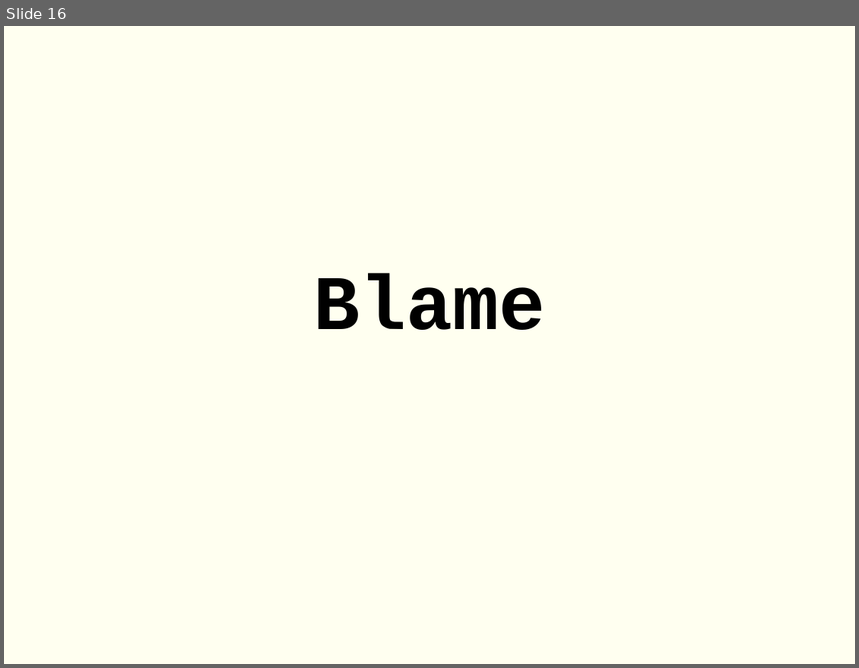
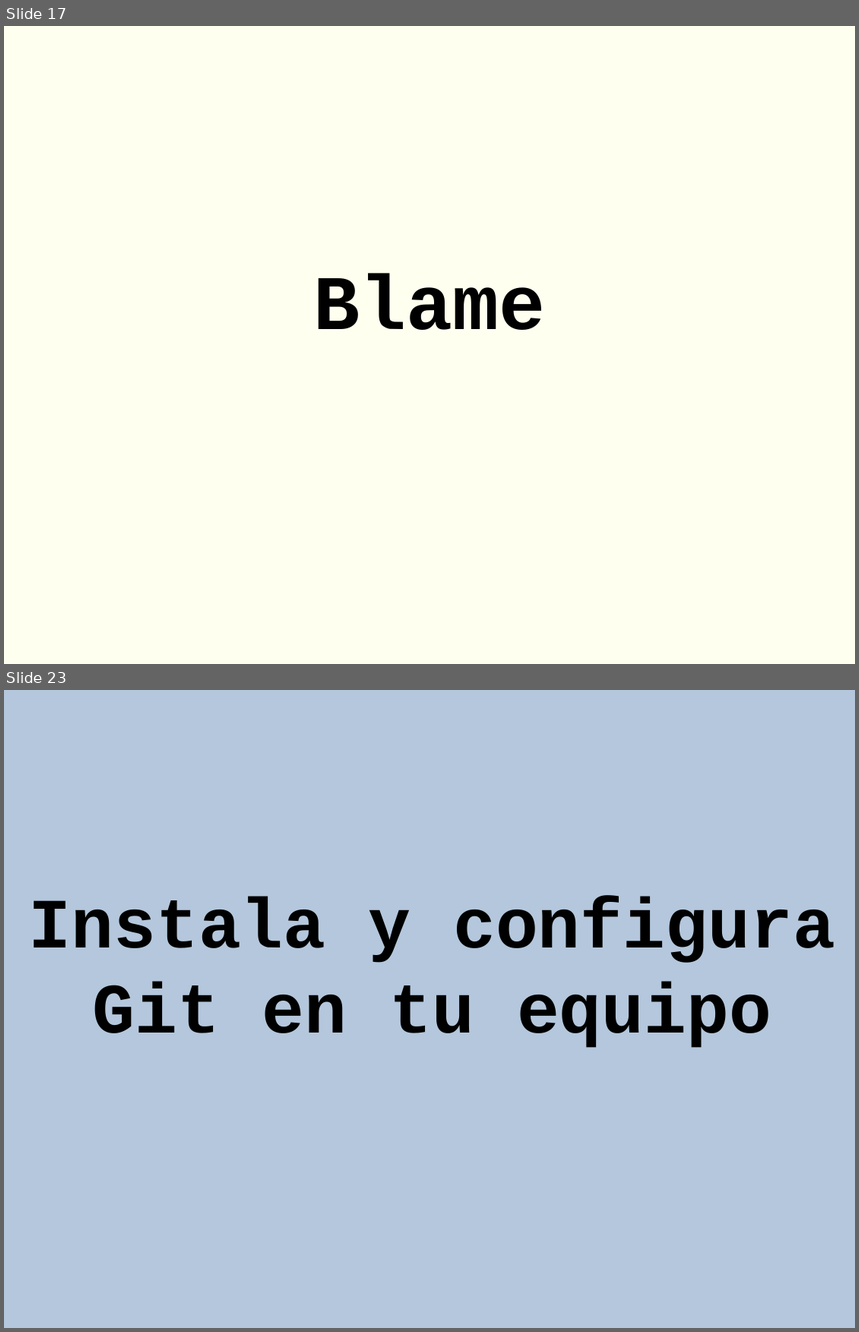
Before and after one commit to rgmf/eed2425, a slide deck: ut/02_control_de_versiones/presentacion/01_control_versiones_intro_git.odp. Shown one above the other, each under a label of ours: slide 16 before the commit, slides 17 and 23 after it; the slides between them are not shown. The pictures are 859x668 and 859x1332 pixels, drawn with LibreOffice and Linux fonts; fonts in the diff are those of the drawing. Boxes give left, top, right and bottom in pixels: in the first picture for what was removed or moved away, otherwise in the second. Text is boxed around its words. In the diff, an @@ line names an element or a change of style, - is before the commit and + after.

```diff
--- a/ut/02_control_de_versiones/presentacion/01_control_versiones_intro_git.odp
+++ b/ut/02_control_de_versiones/presentacion/01_control_versiones_intro_git.odp
@@ slide 23 added at [4, 690, 855, 1328], background #B4C7DC @@
@@ text added at [29, 897, 835, 1048], 66 pt, text #000000, bold @@
+Instala y configura Git en tu equipo
@@ what was slide 16 is now slide 17 @@
```
Also in this commit, not shown: 1 slide changed, 7 other slides added, 2 slides removed, 3 other files.
